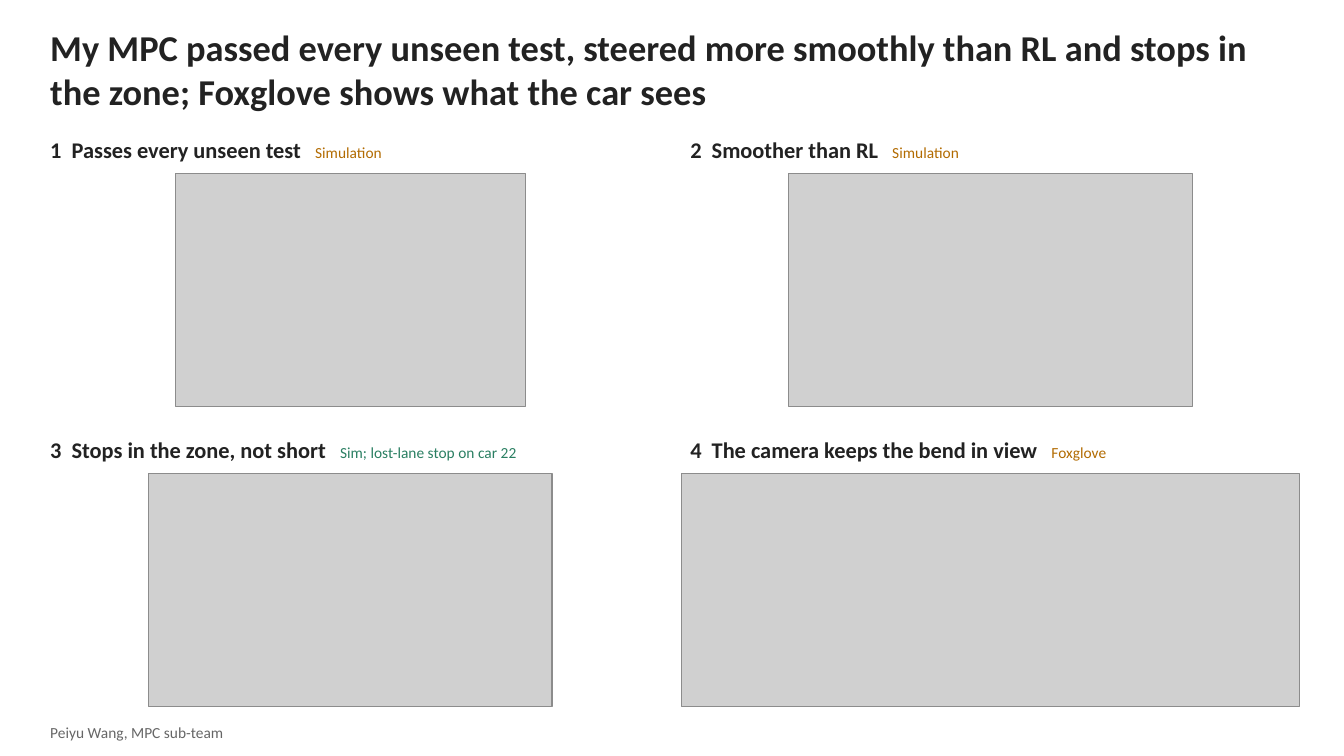
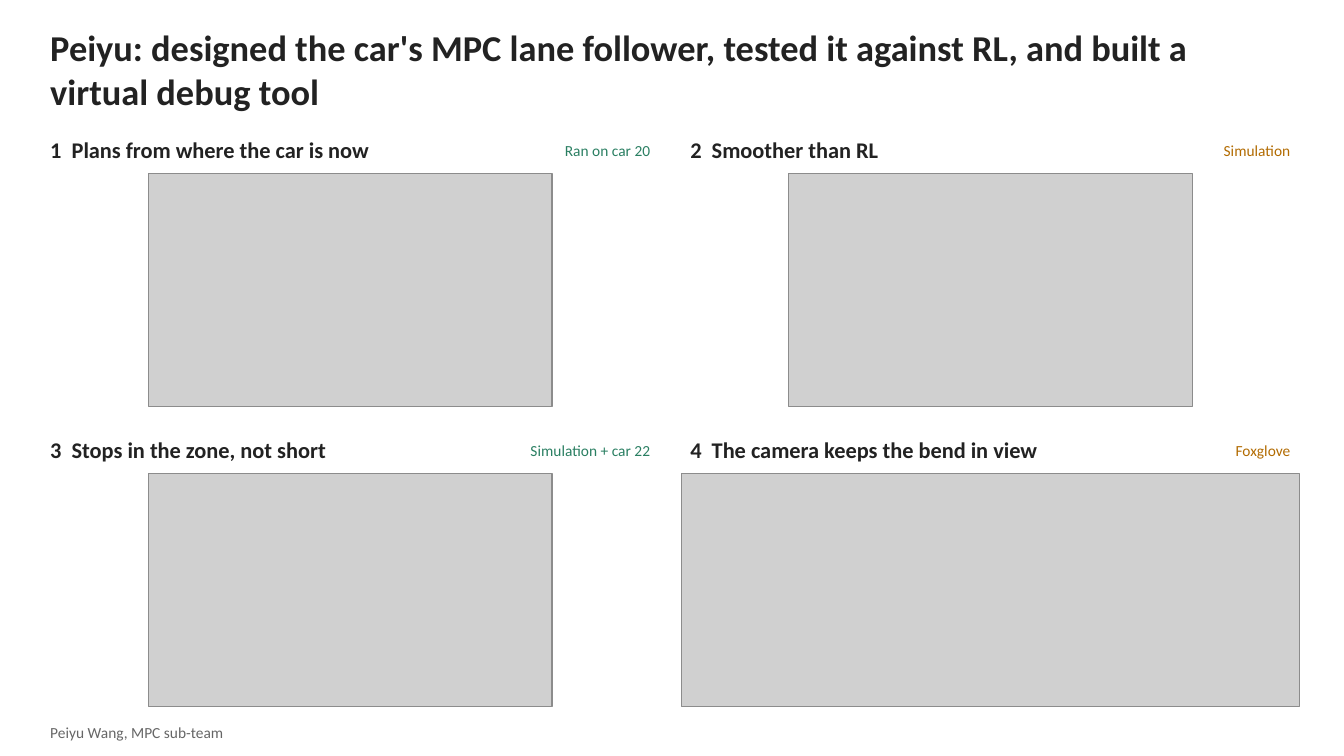
Before and after one commit to CiaranGruber/robotic-car-ai, a slide deck: slide 1 of docs/logbook/peiyu/slide/peiyu-wang-slide.pptx. Drawn at 1344x756 pixels with LibreOffice and Linux fonts; fonts in the diff are those of the drawing; grey boxes stand for pictures. Boxes give left, top, right and bottom in pixels: in the first picture for what was removed or moved away, otherwise in the second. Text is boxed around its words. In the diff, an @@ line names an element or a change of style, - is before the commit and + after.

```diff
--- a/docs/logbook/peiyu/slide/peiyu-wang-slide.pptx
+++ b/docs/logbook/peiyu/slide/peiyu-wang-slide.pptx
@@ text at bbox=[50, 35, 1187, 111]: text changed @@
-My MPC passed every unseen test, steered more smoothly than RL and stops in the zone; Foxglove shows what the car sees
+Peiyu: designed the car's MPC lane follower, tested it against RL, and built a virtual debug tool
@@ text removed at bbox=[50, 143, 382, 162] @@
-1 Passes every unseen test Simulation
@@ text added at bbox=[50, 142, 369, 158], 16 pt, text #222222, bold @@
+1 Plans from where the car is now
@@ text added at bbox=[565, 146, 651, 156], 11 pt, text #2A7F62 @@
+Ran on car 20
@@ text at bbox=[690, 142, 878, 158]: text changed @@
-2 Smoother than RL Simulation
+2 Smoother than RL
@@ text added at bbox=[1224, 145, 1291, 156], 11 pt, text #B26B00 @@
+Simulation
@@ picture: place and size @@
-picture at bbox=[175, 173, 525, 406]
+picture at bbox=[148, 173, 552, 406]
@@ text at bbox=[50, 442, 326, 462]: text changed @@
-3 Stops in the zone, not short Sim; lost-lane stop on car 22
+3 Stops in the zone, not short
@@ text added at bbox=[530, 445, 650, 456], 11 pt, text #2A7F62 @@
+Simulation + car 22
@@ text at bbox=[690, 442, 1037, 462]: text changed @@
-4 The camera keeps the bend in view Foxglove
+4 The camera keeps the bend in view
@@ text added at bbox=[1236, 445, 1291, 459], 11 pt, text #B26B00 @@
+Foxglove
```
Also in this commit, not shown: 4 other files.
